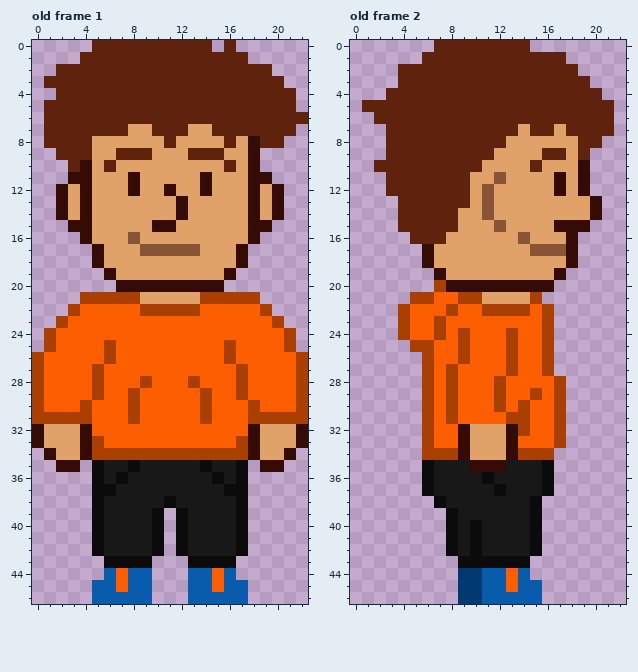
Pixel-art file: WIP/Characters/GabeNew.aseprite. Above, as it was before the edit.
23x47 pixels, 4 frames. Shown: old frame 1, old frame 2. The commit also changed other frames, which this record leaves out.
Once edited:
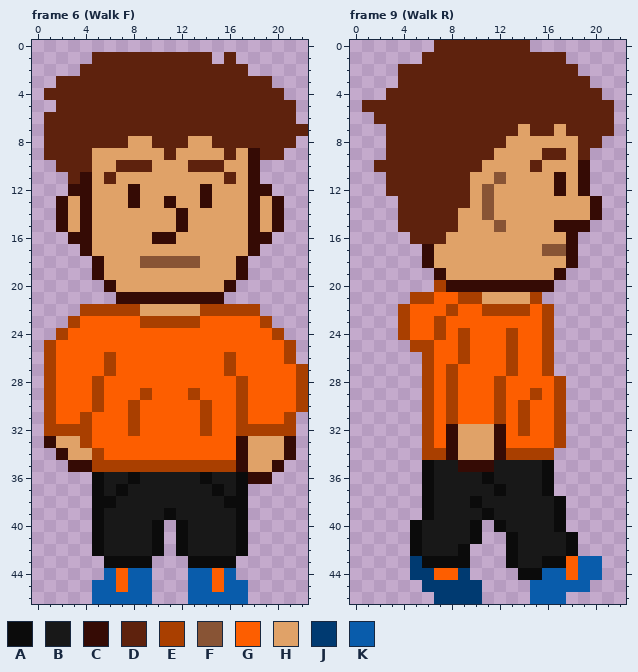
Palette (. is transparent): A #0b0b0b  B #181818  C #350b05  D #5e220d  E #a93f00  F #885435  G #fd5e00  H #e0a268  J #003a71  K #095cab
A new or re-ordered frame is compared with the old frame closest to it.
Change:
frames 4 -> 20
layer "Flattened" added
--- frame 6 (Walk F) is new; against old frame 1, layers "Flattened", "Layer 1"
@@ x 0..22 @@
- 0 .....DDDDDDDDDD.D......
- 1 ....DDDDDDDDDDDDDD.....
- 2 ..DDDDDDDDDDDDDDDDDD...
- 3 .DDDDDDDDDDDDDDDDDDDD..
- 4 ..DDDDDDDDDDDDDDDDDDDD.
- 5 .DDDDDDDDDDDDDDDDDDDDD.
- 6 .DDDDDDDDDDDDDDDDDDDDDD
- 7 .DDDDDDDHHDDDHHDDDDDDD.
- 8 .DDDDHHHHHHDHHHHDHCDD..
- 9 ..DDDHHDDDHHHDDDHHC....
-10 ...DCHDHHHHHHHHHDHC....
-11 ...CCHHHCHHHHHCHHHCC...
-12 ..CHCHHHCHHCHHCHHHCHC..
-13 ..CHCHHHHHHHCHHHHHCHC..
+ 0 .......................
+ 1 .....DDDDDDDDDD.D......
+ 2 ....DDDDDDDDDDDDDD.....
+ 3 ..DDDDDDDDDDDDDDDDDD...
+ 4 .DDDDDDDDDDDDDDDDDDDD..
+ 5 ..DDDDDDDDDDDDDDDDDDDD.
+ 6 .DDDDDDDDDDDDDDDDDDDDD.
+ 7 .DDDDDDDDDDDDDDDDDDDDDD
+ 8 .DDDDDDDHHDDDHHDDDDDDD.
+ 9 .DDDDHHHHHHDHHHHDHCDD..
+10 ..DDDHHDDDHHHDDDHHC....
+11 ...DCHDHHHHHHHHHDHC....
+12 ...CCHHHCHHHHHCHHHCC...
+13 ..CHCHHHCHHCHHCHHHCHC..
 14 ..CHCHHHHHHHCHHHHHCHC..
-15 ...CCHHHHHCCHHHHHHCC...
-16 ....CHHHFHHHHHHHHHC....
-17 .....CHHHFFFFFHHHC.....
-18 .....CHHHHHHHHHHHC.....
-19 ......CHHHHHHHHHC......
-20 .......CCCCCCCCC.......
-21 ....EEEEEHHHHHEEEEE....
-22 ...EGGGGGEEEEEGGGGGE...
-23 ..EGGGGGGGGGGGGGGGGGE..
-24 .EGGGGGGGGGGGGGGGGGGGE.
-25 .EGGGGEGGGGGGGGGEGGGGE.
-26 EGGGGGEGGGGGGGGGEGGGGGE
-27 EGGGGEGGGGGGGGGGGEGGGGE
-28 EGGGGEGGGEGGGEGGGEGGGGE
-29 EGGGGEGGEGGGGGEGGEGGGGE
-30 EGGGEGGGEGGGGGEGGGEGGGE
-31 EEEEEGGGEGGGGGEGGGEEEEE
-32 CHHHCGGGGGGGGGGGGGCHHHC
-33 CHHHCEGGGGGGGGGGGECHHHC
-34 .CHHCEEEEEEEEEEEEECHHC.
-35 ..CC.ABBABBBBBABBA.CC..
-36 .....ABABBBBBBBABA.....
-37 .....AABBBBBBBBBAA.....
-38 .....ABBBBBABBBBBA.....
-39 .....ABBBBA.ABBBBA.....
+15 ..CHCHHHHHHHCHHHHHCHC..
+16 ...CCHHHHHCCHHHHHHCC...
+17 ....CHHHHHHHHHHHHHC....
+18 .....CHHHFFFFFHHHC.....
+19 .....CHHHHHHHHHHHC.....
+20 ......CHHHHHHHHHC......
+21 .......CCCCCCCCC.......
+22 ....EEEEEHHHHHEEEEE....
+23 ...EGGGGGEEEEEGGGGGE...
+24 ..EGGGGGGGGGGGGGGGGGE..
+25 .EGGGGGGGGGGGGGGGGGGGE.
+26 .EGGGGEGGGGGGGGGEGGGGE.
+27 .EGGGGEGGGGGGGGGEGGGGGE
+28 .EGGGEGGGGGGGGGGGEGGGGE
+29 .EGGGEGGGEGGGEGGGEGGGGE
+30 .EGGGEGGEGGGGGEGGEGGGGE
+31 .EGGEGGGEGGGGGEGGEGGGE.
+32 .EEEEGGGEGGGGGEGGEEEEE.
+33 .CHHEGGGGGGGGGGGGCHHHC.
+34 ..CHHEGGGGGGGGGGGCHHHC.
+35 ...CCEEEEEEEEEEEECHHC..
+36 .....ABBABBBBBABBACC...
+37 .....ABABBBBBBBABA.....
+38 .....AABBBBBBBBBAA.....
+39 .....ABBBBBABBBBBA.....
 40 .....ABBBBA.ABBBBA.....
--- frame 9 (Walk R) is new; against old frame 2, layers "Flattened", "Layer 1"
@@ x 12..17 @@
 15 FHHHHC
-16 HHFHHH
-17 HHHFFF
+16 HHHHHH
+17 HHHHFF
 18 HHHHHH
@@ x 0..22 @@
 30 ......EGEGGGEGEGGE.....
-31 ......EGEGGGGEEGGE.....
-32 ......EGGCHHHCEGGE.....
-33 ......EGGCHHHCGGGE.....
-34 ......EEECHHHCEEE......
-35 ......ABBBCCCBBBA......
+31 ......EGEGGGEGEGGE.....
+32 ......EGCHHHCGEGGE.....
+33 ......EGCHHHCGGGGE.....
+34 ......EECHHHCEEEE......
+35 ......ABBCCCBBBBA......
 36 ......ABBBBABBBBA......
 37 ......ABBBBBABBBA......
-38 .......ABBBBBBBA.......
-39 ........ABBBBBBA.......
-40 ........ABABBBBA.......
-41 ........ABABBBBA.......
-42 ........ABABBBBA.......
-43 .........AAAAAA........
-44 .........JJKKGK........
-45 .........JJKKGKK.......
-46 .........JJKKKKK.......
+38 ......ABBBABBBBBBA.....
+39 ......ABBBBABBBBBA.....
+40 .....ABBBBA.ABBBBA.....
+41 .....ABBBBA..ABBBBA....
+42 .....ABBBA...ABBBBA....
+43 .....JAAAA...ABBAAGKK..
+44 .....JJGGJ....AAKKGKK..
+45 ......JJJJJ....KKKKK...
+46 .......JJJJ....KKK.....
